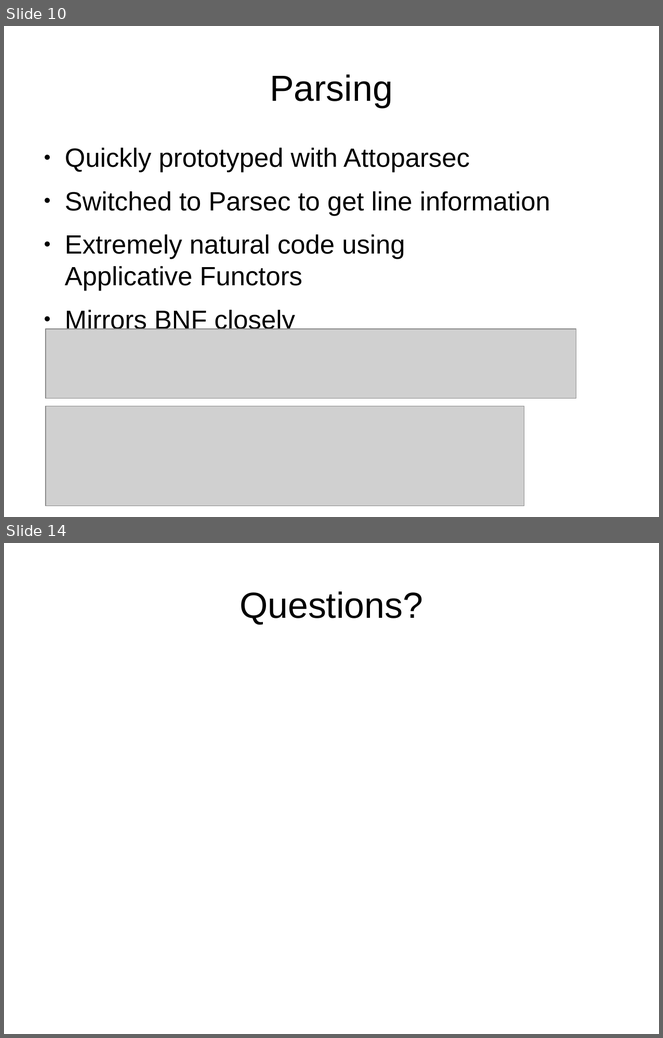
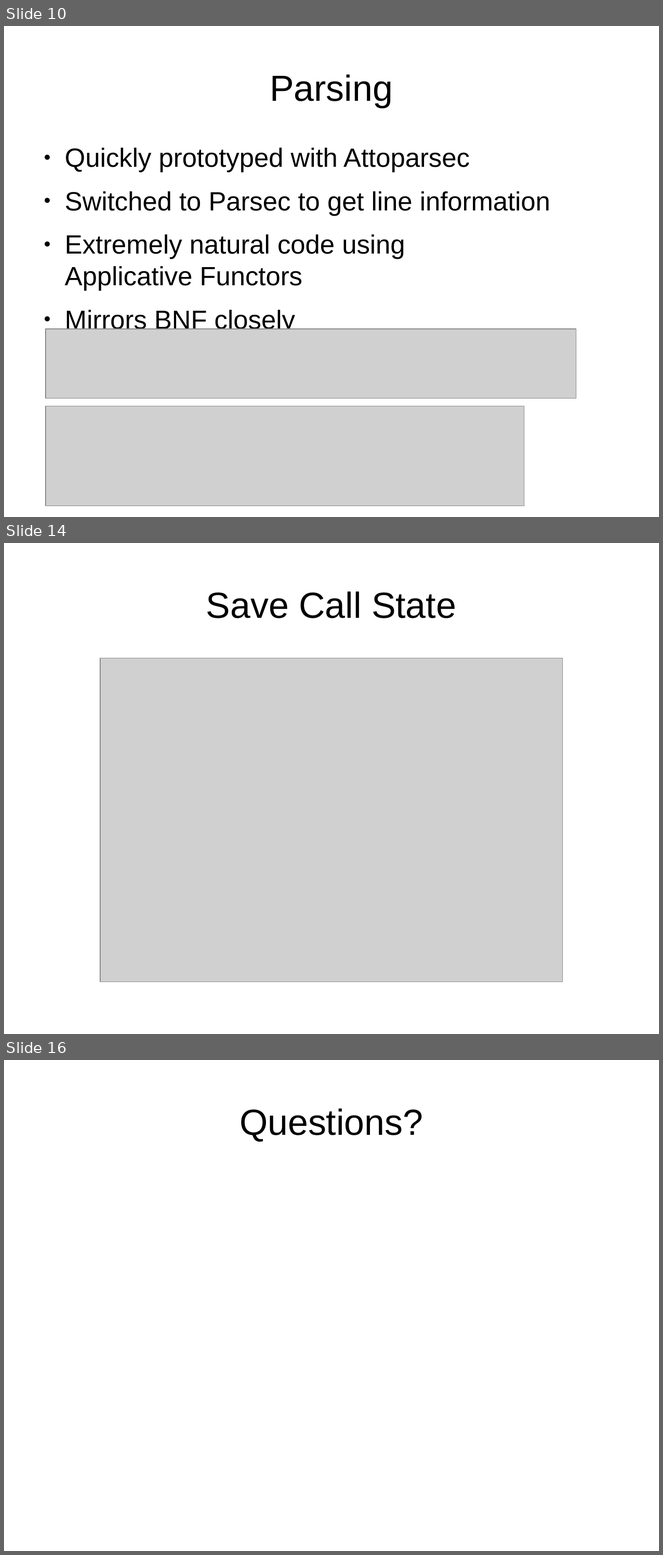
Before and after one commit to dcsommer/CS240H-Final-Project, a slide deck: demo.odp. Shown one above the other, each under a label of ours: slides 10 and 14 before the commit, slides 10, 14 and 16 after it; the slides between them are not shown. The pictures are 663x1038 and 663x1555 pixels, drawn with LibreOffice and Linux fonts; fonts in the diff are those of the drawing; grey boxes stand for pictures. Boxes give left, top, right and bottom in pixels: in the first picture for what was removed or moved away, otherwise in the second. Text is boxed around its words. In the diff, an @@ line names an element or a change of style, - is before the commit and + after.

```diff
--- a/demo.odp
+++ b/demo.odp
@@ slide 14 added at (4, 543, 659, 1034), background #FFFFFF @@
@@ title added at (206, 591, 456, 618), 44 pt, text #000000 @@
+Save Call State
@@ picture added at (100, 658, 564, 982) @@
@@ what was slide 14 is now slide 16 @@
```
Also in this commit, not shown: 2 slides changed, 3 other slides added, 2 slides removed.
